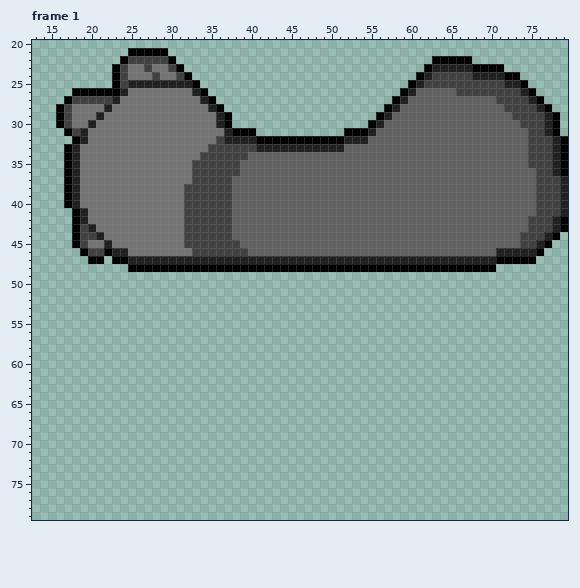
Two states of a pixel-art file, Assets/Arts/Enemies/Boss/AncientOne/ATK1/RH/RHATK1Ready.aseprite. The first picture shows the starting point.
80x80 pixels, 8 frames. Shown: frame 1: x 13..79, y 20..79. The commit also changed other frames, which this record leaves out.
After the commit:
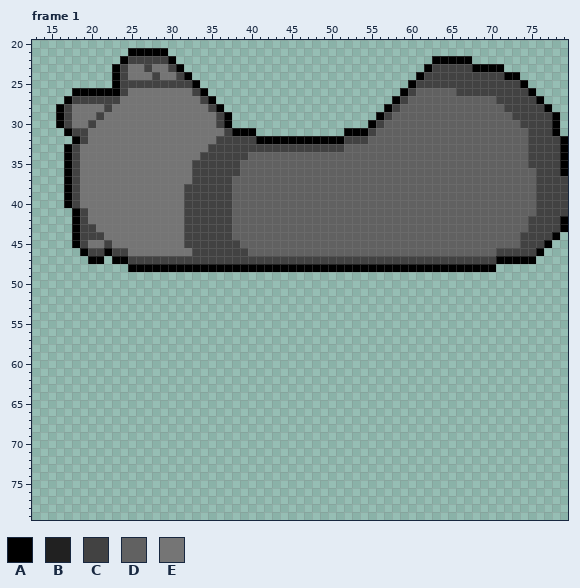
Palette (. is transparent): A #000000  B #212121  C #424242  D #616161  E #757575
The exact change:
--- frame 1, layer "Flattened"
@@ x 13..79 @@
 22 ...........ACCCCCA................................AAAAA............
-23 ..........ACEECEECA..............................ABBBBBAAAA........
-24 ..........ACEEECEECA............................ABCCCCCBBBBAA......
-25 ..........ACBBBBBBBBA..........................ABCCCCCCCCCCBBA.....
-26 .....AAAAAABEEEEEEEEBA........................ABDDDDDCCCCCCCCBA....
-27 ....ACCCCCBEEEEEEEEEEBA......................ABDDDDDDDDDDDCCCCBA...
-28 ...ACEEEEBEEEEEEEEEEEEBA....................ABDDDDDDDDDDDDDCCCCBA..
-29 ...ACEEEBEEEEEEEEEEEEEEBA..................ABDDDDDDDDDDDDDDDCCCCBA.
-30 ...ACEEBEEEEEEEEEEEEEEEBA.................ABDDDDDDDDDDDDDDDDDCCCBA.
-31 ....ACBEEEEEEEEEEEEEEEEEBAAA...........AAABDDDDDDDDDDDDDDDDDDDCCBA.
-32 .....ABEEEEEEEEEEEEEEEECBBBBAAAAAAAAAAABBBDDDDDDDDDDDDDDDDDDDDCCCBA
-33 ....ABEEEEEEEEEEEEEEEECCCCCCBBBBBBBBBBBDDDDDDDDDDDDDDDDDDDDDDDCCCBA
-34 ....ABEEEEEEEEEEEEEEECCCCCCDDDDDDDDDDDDDDDDDDDDDDDDDDDDDDDDDDDCCCBA
-35 ....ABEEEEEEEEEEEEEECCCCCCDDDDDDDDDDDDDDDDDDDDDDDDDDDDDDDDDDDDCCCBA
-36 ....ABEEEEEEEEEEEEEECCCCCCDDDDDDDDDDDDDDDDDDDDDDDDDDDDDDDDDDDDDCCBA
-37 ....ABEEEEEEEEEEEEEECCCCCDDDDDDDDDDDDDDDDDDDDDDDDDDDDDDDDDDDDDDCCCB
-38 ....ABEEEEEEEEEEEEECCCCCCDDDDDDDDDDDDDDDDDDDDDDDDDDDDDDDDDDDDDDCCCB
-39 ....ABEEEEEEEEEEEEECCCCCCDDDDDDDDDDDDDDDDDDDDDDDDDDDDDDDDDDDDDDCCCB
-40 ....ABEEEEEEEEEEEEECCCCCCDDDDDDDDDDDDDDDDDDDDDDDDDDDDDDDDDDDDDDCCCB
-41 .....ABEEEEEEEEEEEECCCCCCDDDDDDDDDDDDDDDDDDDDDDDDDDDDDDDDDDDDDDCCCB
-42 .....ABEEEEEEEEEEEECCCCCCDDDDDDDDDDDDDDDDDDDDDDDDDDDDDDDDDDDDDCCCBA
-43 .....ACBEEEEEEEEEEECCCCCCDDDDDDDDDDDDDDDDDDDDDDDDDDDDDDDDDDDDDCCCBA
-44 .....ACCBEEEEEEEEEECCCCCCDDDDDDDDDDDDDDDDDDDDDDDDDDDDDDDDDDDDCCCBA.
-45 .....ACEEBEEEEEEEEECCCCCCCDDDDDDDDDDDDDDDDDDDDDDDDDDDDDDDDDDDCCBA..
-46 ......ACCABBEEEEEEEECCCCCCCDDDDDDDDDDDDDDDDDDDDDDDDDDDDDDDBBBBBA...
-47 .......AA.AABBBBBBBBBBBBBBBBBBBBBBBBBBBBBBBBBBBBBBBBBBBBBBAAAAA....
+23 ..........ACEECEECA..............................ACCCCCAAAA........
+24 ..........ACEEECEECA............................ACCCCCCCCCCAA......
+25 ..........ACCCCCCCCCA..........................ACCCCCCCCCCCCCA.....
+26 .....AAAAAACEEEEEEEECA........................ACDDDDDCCCCCCCCCA....
+27 ....ACCCCCCEEEEEEEEEECA......................ACDDDDDDDDDDDCCCCCA...
+28 ...ACEEEECEEEEEEEEEEEECA....................ACDDDDDDDDDDDDDCCCCCA..
+29 ...ACEEECEEEEEEEEEEEEEECA..................ACDDDDDDDDDDDDDDDCCCCCA.
+30 ...ACEECEEEEEEEEEEEEEEECA.................ACDDDDDDDDDDDDDDDDDCCCCA.
+31 ....ACCEEEEEEEEEEEEEEEEECAAA...........AAACDDDDDDDDDDDDDDDDDDDCCCA.
+32 .....ACEEEEEEEEEEEEEEEECCCCCAAAAAAAAAAACCCDDDDDDDDDDDDDDDDDDDDCCCCA
+33 ....ACEEEEEEEEEEEEEEEECCCCCCCCCCCCCCCCCDDDDDDDDDDDDDDDDDDDDDDDCCCCA
+34 ....ACEEEEEEEEEEEEEEECCCCCCDDDDDDDDDDDDDDDDDDDDDDDDDDDDDDDDDDDCCCCA
+35 ....ACEEEEEEEEEEEEEECCCCCCDDDDDDDDDDDDDDDDDDDDDDDDDDDDDDDDDDDDCCCCA
+36 ....ACEEEEEEEEEEEEEECCCCCCDDDDDDDDDDDDDDDDDDDDDDDDDDDDDDDDDDDDDCCCA
+37 ....ACEEEEEEEEEEEEEECCCCCDDDDDDDDDDDDDDDDDDDDDDDDDDDDDDDDDDDDDDCCCC
+38 ....ACEEEEEEEEEEEEECCCCCCDDDDDDDDDDDDDDDDDDDDDDDDDDDDDDDDDDDDDDCCCC
+39 ....ACEEEEEEEEEEEEECCCCCCDDDDDDDDDDDDDDDDDDDDDDDDDDDDDDDDDDDDDDCCCC
+40 ....ACEEEEEEEEEEEEECCCCCCDDDDDDDDDDDDDDDDDDDDDDDDDDDDDDDDDDDDDDCCCC
+41 .....ACEEEEEEEEEEEECCCCCCDDDDDDDDDDDDDDDDDDDDDDDDDDDDDDDDDDDDDDCCCC
+42 .....ACEEEEEEEEEEEECCCCCCDDDDDDDDDDDDDDDDDDDDDDDDDDDDDDDDDDDDDCCCCA
+43 .....ACCEEEEEEEEEEECCCCCCDDDDDDDDDDDDDDDDDDDDDDDDDDDDDDDDDDDDDCCCCA
+44 .....ACCCEEEEEEEEEECCCCCCDDDDDDDDDDDDDDDDDDDDDDDDDDDDDDDDDDDDCCCCA.
+45 .....ACEECEEEEEEEEECCCCCCCDDDDDDDDDDDDDDDDDDDDDDDDDDDDDDDDDDDCCCA..
+46 ......ACCACCEEEEEEEECCCCCCCDDDDDDDDDDDDDDDDDDDDDDDDDDDDDDDCCCCCA...
+47 .......AA.AACCCCCCCCCCCCCCCCCCCCCCCCCCCCCCCCCCCCCCCCCCCCCCAAAAA....
 48 ............AAAAAAAAAAAAAAAAAAAAAAAAAAAAAAAAAAAAAAAAAAAAAA.........
Boxes around the changes in both pictures, in picture pixels (x1, y1, x2, y2):
changed: (72, 64, 568, 264)
